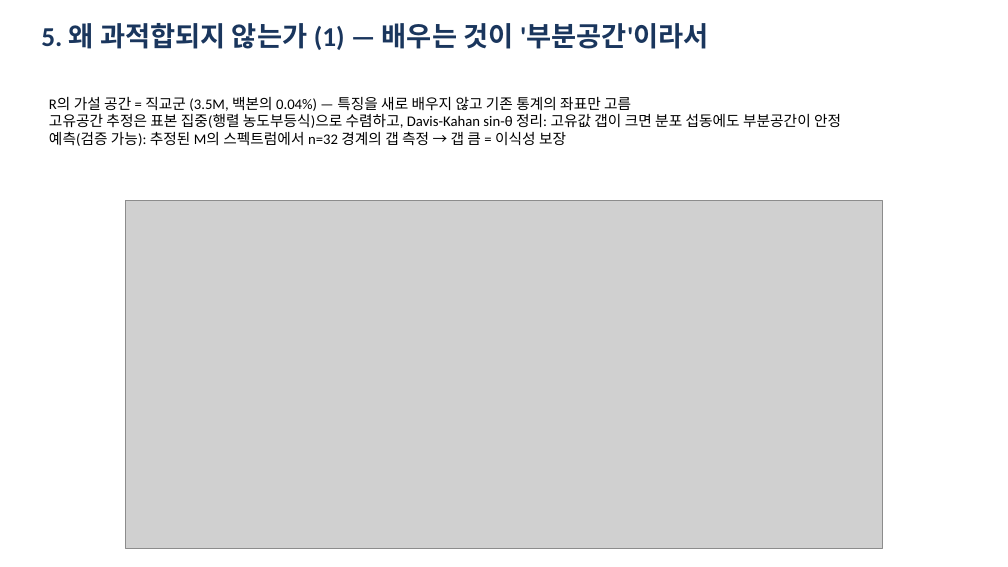
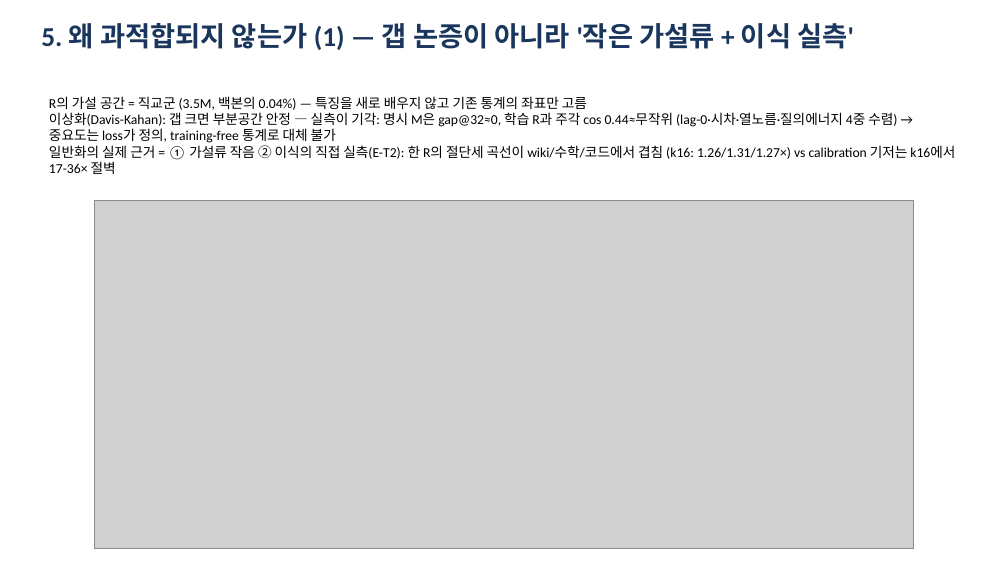
Before and after one commit to omin-Kwon/nested_ssm, a slide deck: slide 6 of docs/theory_deck.pptx. Drawn at 1008x567 pixels with LibreOffice and Linux fonts; fonts in the diff are those of the drawing; grey boxes stand for pictures. Boxes give left, top, right and bottom in pixels: in the first picture for what was removed or moved away, otherwise in the second. Text is boxed around its words. In the diff, an @@ line names an element or a change of style, - is before the commit and + after.

```diff
--- a/docs/theory_deck.pptx
+++ b/docs/theory_deck.pptx
@@ text at <box>41,23,854,50</box>: text changed @@
-5. 왜 과적합되지 않는가 (1) — 배우는 것이 '부분공간'이라서
+5. 왜 과적합되지 않는가 (1) — 갭 논증이 아니라 '작은 가설류 + 이식 실측'
@@ text at <box>49,112,955,174</box>: text changed; size 14 to 13 pt @@
-고유공간 추정은 표본 집중(행렬 농도부등식)으로 수렴하고, Davis-Kahan sin-θ 정리: 고유값 갭이 크면 분포 섭동에도 부분공간이 안정
-예측(검증 가능): 추정된 M의 스펙트럼에서 n=32 경계의 갭 측정 → 갭 큼 = 이식성 보장
+이상화(Davis-Kahan): 갭 크면 부분공간 안정 — 실측이 기각: 명시 M은 gap@32≈0, 학습 R과 주각 cos 0.44≈무작위 (lag-0·시차·열노름·질의에너지 4중 수렴) → 중요도는 loss가 정의, training-free 통계로 대체 불가
+일반화의 실제 근거 = ① 가설류 작음 ② 이식의 직접 실측(E-T2): 한 R의 절단세 곡선이 wiki/수학/코드에서 겹침 (k16: 1.26/1.31/1.27×) vs calibration 기저는 k16에서 17-36× 절벽
@@ text at <box>49,96,587,110</box>: size 14 to 13 pt in "R의 가설 공간 = 직교군 (3.5M, 백본의 ..." @@
@@ picture: place and size @@
-picture at <box>126,200,882,548</box>
+picture at <box>95,200,913,548</box>
```
Also in this commit, not shown: 3 other slides changed, 8 other files.
